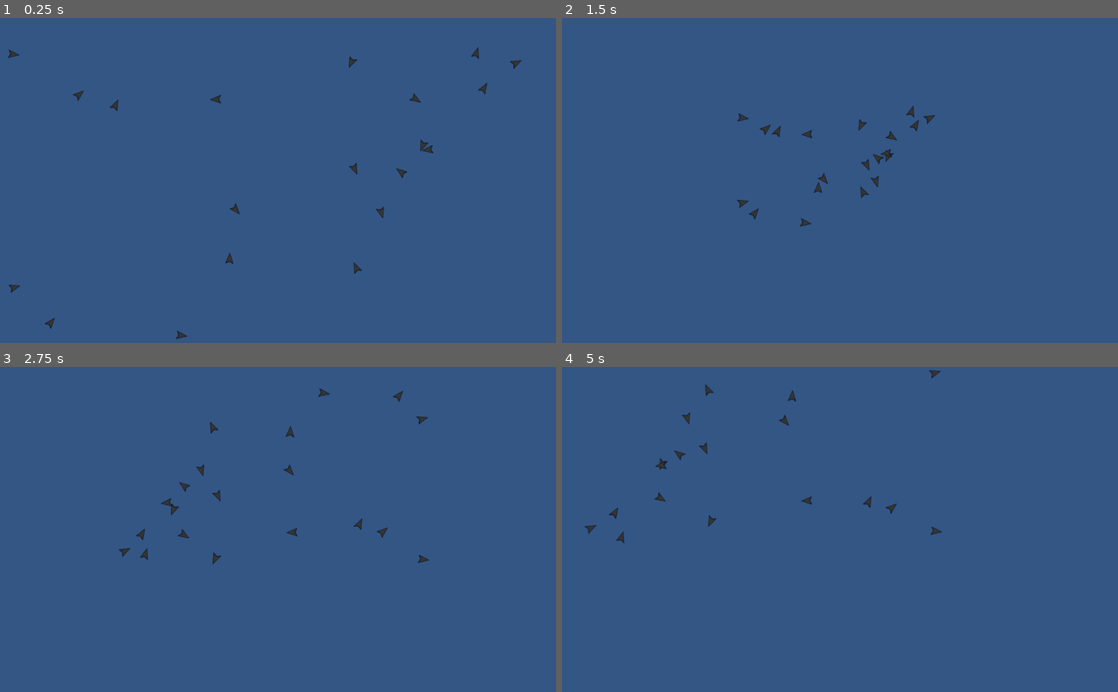
Above: before the commit, frames 1-4 (two rows, left to right).
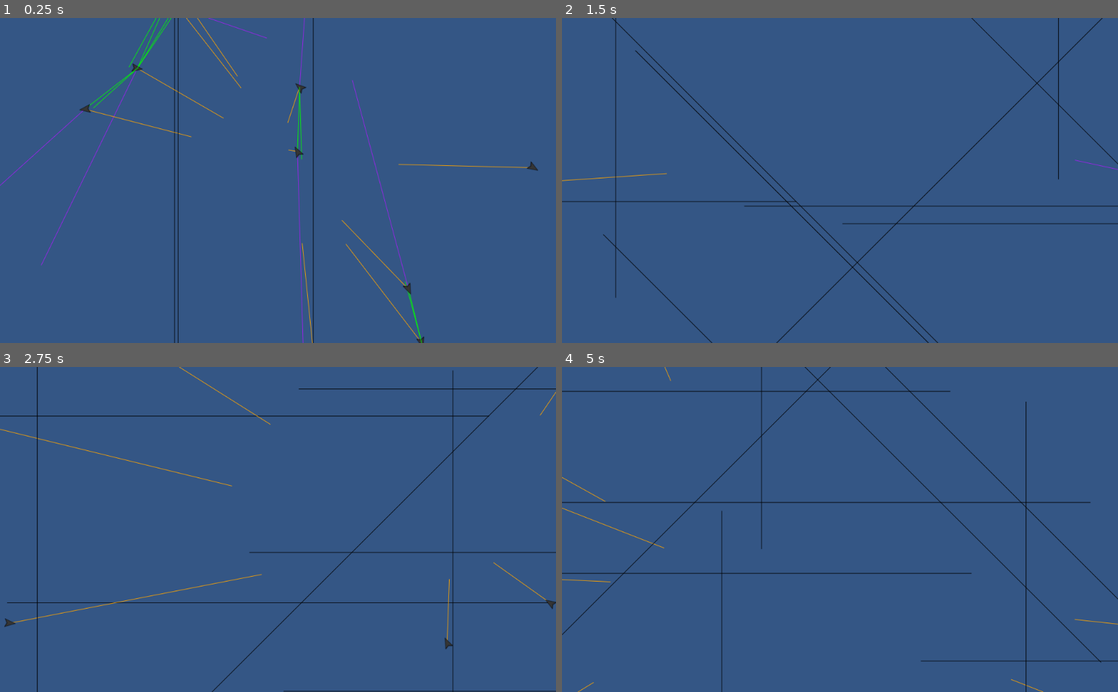
Above: after the commit, the same moments.

Repository: jrobchin/godot-boids
Game: Godot game, scene res://scenes/World.tscn
Two runs of this game, one before a commit and one after it. Both use one fixed random seed, a clock stepped at 60 frames per second and the inputs below.
Inputs:
- Up to frame 1 (0.25 s): no input
- Up to frame 2 (1.5 s): no input
- Up to frame 3 (2.75 s): no input
- Up to frame 4 (5 s): no input

The runs differ from the first frame. In frame 1, 2.7% of the frame differs, in the area x 0-97%, y 0-100%; in frame 2, 2.4%; in frame 3, 2.7%; in frame 4, 2.8%, in the area x 0-100%, y 0-100%.

Commit message:
working without alignmnet

Diff:
--- a/scenes/Boid.gd
+++ b/scenes/Boid.gd
@@ -2,42 +2,85 @@
 
 class_name Boid
 
-export var cohesion_strength := 1.0
+export var cohesion_strength := 0.01
 export var separation_strength := 1.0
-export var alignment_strength := 1.0
+export var separation_distance := 100
+export var alignment_strength := 0.1
 export var vision_distance := 200
+export var max_speed := 10
 
+var draw := false
 var velocity: Vector2
+var vel_s := Vector2.ZERO
+var vel_c := Vector2.ZERO
+var vel_a := Vector2.ZERO
+var vel_b := Vector2.ZERO
+
+var sb_pos = []
 
 
-func move(delta: float, boids: Array):
-	velocity = velocity + cohesion(boids)
+func _draw():
+	if draw:
+		for pos in sb_pos:
+			draw_line(Vector2.ZERO, to_local(pos), Color.green, 1, true)
+
+		draw_line(Vector2.ZERO, vel_s, Color.purple, 1, true)
+		draw_line(Vector2.ZERO, vel_c, Color.orange, 1, true)
+		draw_line(Vector2.ZERO, vel_a, Color.white, 1, true)
+		draw_line(Vector2.ZERO, vel_b, Color.black, 1, true)
+
+
+func _process(_delta):
+	update()
+
+
+func move(delta: float, boids: Array, limits: Dictionary):
+	var _influence = influence(boids, limits)
+	velocity = lerp(velocity, velocity + _influence * delta, 0.5)
+	if velocity.length() > max_speed:
+		velocity = velocity.normalized() * max_speed
+	$Sprite.rotation = velocity.angle() + PI / 2
 	position = position + velocity * delta
 
 
-func cohesion(boids: Array) -> Vector2:
+func influence(boids: Array, limits: Dictionary) -> Vector2:
 	var center_of_mass := Vector2.ZERO
+	var avg_velocity := Vector2.ZERO
+	vel_s = Vector2.ZERO
+	sb_pos = []
+
 	for boid in boids:
 		if boid == self:
 			continue
+
 		center_of_mass += boid.position
-	center_of_mass /= boids.size()
+		avg_velocity += boid.velocity
 
-	var vel_c := center_of_mass - position
-	return vel_c * cohesion_strength
+		var vec_to = boid.position - position
+		if vec_to.length() < separation_distance:
+			sb_pos.append(boid.position)
+			vel_s -= vec_to * separation_distance / vec_to.length()
 
+	var n_boids := boids.size() - 1
+	center_of_mass /= n_boids
+	avg_velocity /= n_boids
 
-func separation(boids: Array) -> Vector2:
-	return Vector2.ZERO
+	vel_c = center_of_mass - position
+	vel_c *= cohesion_strength
+	vel_a = avg_velocity - velocity
+	vel_a *= alignment_strength
+	vel_s *= separation_strength
 
+	vel_b = Vector2.ZERO
+	var b_str = 1000
+	if position.x < limits["x_min"]:
+		vel_b += Vector2.RIGHT * b_str
+	elif position.x > limits["x_max"]:
+		vel_b += Vector2.LEFT * b_str
 
-func alignment(boids: Array) -> Vector2:
-	return Vector2.ZERO
+	if position.y < limits["y_min"]:
+		vel_b += Vector2.DOWN * b_str
+	elif position.y > limits["y_max"]:
+		vel_b += Vector2.UP * b_str
 
-
-func update_velocity(boids: Array) -> Vector2:
-	return Vector2.ZERO
-
-
-func update_rotation(boids: Array) -> Vector2:
-	return Vector2.ZERO
+	return vel_c + vel_a + vel_s + vel_b
--- a/scenes/Boid.tscn
+++ b/scenes/Boid.tscn
@@ -5,7 +5,11 @@
 
 [node name="Boid" type="Position2D"]
 script = ExtResource( 1 )
-cohesion_strength = 0.01
+cohesion_strength = 0.5
+separation_strength = 2.0
+separation_distance = 200
+alignment_strength = 0.0
+max_speed = 1000
 
 [node name="Sprite" type="Sprite" parent="."]
 scale = Vector2( 0.03, 0.04 )
--- a/scenes/BoidGroup.gd
+++ b/scenes/BoidGroup.gd
@@ -1,6 +1,7 @@
 extends Node2D
 
 export var initial_boids: int = 20
+export var draw_debug: bool = false
 
 var rng := RandomNumberGenerator.new()
 var boid_scene = preload("res://scenes/Boid.tscn")
@@ -21,19 +22,21 @@
 
 func _process(delta: float):
 	for boid in boids:
-		boid.move(delta, boids)
+		boid.move(delta, boids, limits)
 
 
 func spawn_random_boids(n: int, x_min: int, x_max: int, y_min: int, y_max: int):
 	for _i in range(n):
-		var boid := spawn_boid(rng.randi_range(x_min, x_max), rng.randi_range(y_min, y_max))
+		var boid := spawn_boid(
+			rng.randi_range(x_min, x_max), rng.randi_range(y_min, y_max), draw_debug
+		)
 		boids.append(boid)
 
 
-func spawn_boid(x: int, y: int) -> Boid:
+func spawn_boid(x: int, y: int, draw: bool = false) -> Boid:
 	var boid_instance := boid_scene.instance() as Boid
+	boid_instance.draw = draw
 	boid_instance.global_position = Vector2(x, y)
-	boid_instance.rotate(rng.randf_range(0, 2 * PI))
-	boid_instance.velocity = Vector2.UP.rotated(boid_instance.rotation) * 10
+	boid_instance.velocity = Vector2.UP.rotated(rng.randf_range(0, 2 * PI)) * 1000
 	add_child(boid_instance)
 	return boid_instance
--- a/scenes/World.tscn
+++ b/scenes/World.tscn
@@ -6,5 +6,7 @@
 
 [node name="BoidGroup" type="Node2D" parent="."]
 script = ExtResource( 1 )
+initial_boids = 10
+draw_debug = true
 
 [node name="Background" type="Sprite" parent="."]
